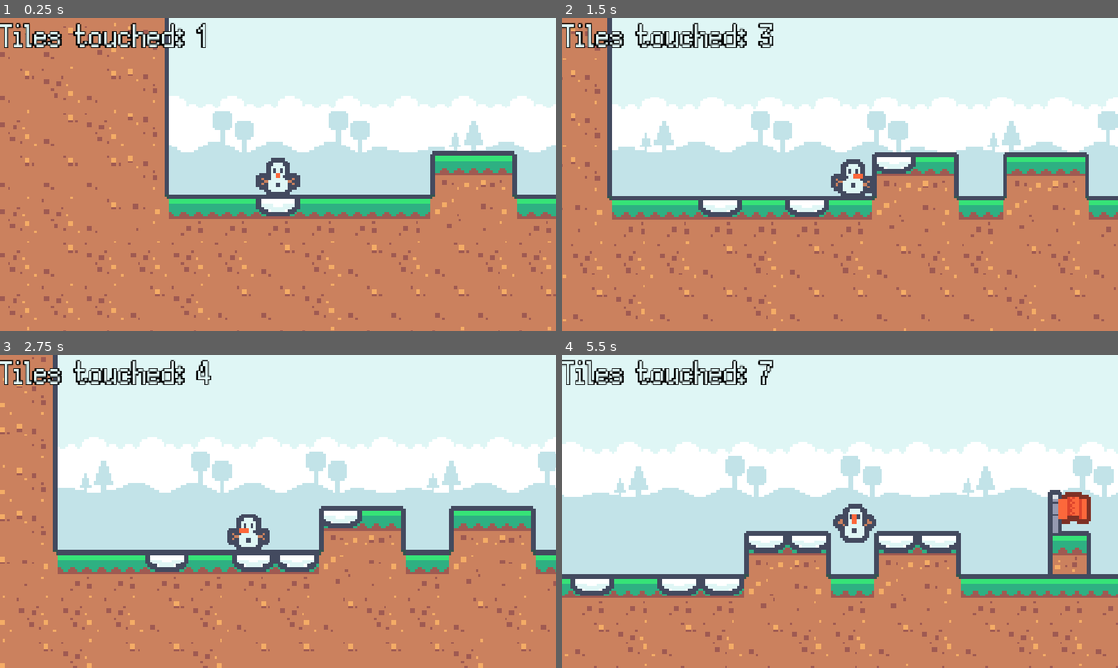
Above: before the commit, frames 1-4 (two rows, left to right).
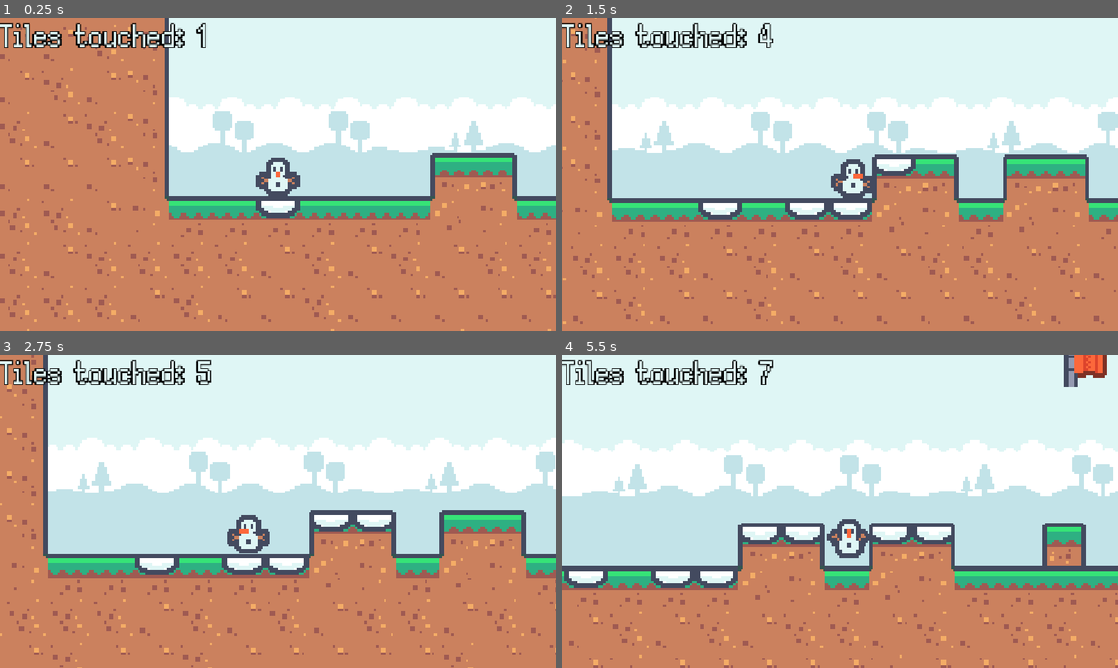
Above: after the commit, the same moments.

Repository: Loekiboy/snowman_the_game
Game: Godot game, scene res://main.tscn
The game is run twice, just before and just after one commit, with the same random seed, the same clock (stepped at 60 frames per second) and the same inputs.
Inputs:
- Up to frame 1 (0.25 s): no input
- Up to frame 2 (1.5 s): tap Enter (ui_accept) at 0.5, 0.77 s; hold Right (ui_right) from 0.53 s (still down); tap Alt at 0.6 s; tap Shift at 1.35 s
- Up to frame 3 (2.75 s): tap Enter (ui_accept) at 1.52 s; release Right (ui_right) at 2.03 s; hold Left (ui_left) from 2.03 s (still down); tap Alt at 2.1 s
- Up to frame 4 (5.5 s): release Left (ui_left) at 2.78 s; hold Right (ui_right) 2.78-4.28 s; tap Shift at 2.85, 4.35 s; tap Enter (ui_accept) at 3.02, 3.77, 4.52 s; tap Alt at 3.6, 5.1 s; hold Left (ui_left) 4.28-5.03 s; hold Right (ui_right) from 5.03 s (still down)

The runs differ from the first frame. In frame 1, 4.6% of the frame differs, in the area x 0-100%, y 1-100%; in frame 2, 7.2%; in frame 3, 14%; in frame 4, 18%, in the area x 0-100%, y 0-100%.

Commit message:
sphere collision
sphere collision instead of a rectangle

Diff:
--- a/platformer-hackclub/character_body_2d.gd
+++ b/platformer-hackclub/character_body_2d.gd
@@ -3,7 +3,7 @@
 # --- JOUW INSTELLINGEN ---
 const SPEED = 70.0
 const JUMP_VELOCITY = -230.0
-const COYOTE_TIME = 0.08
+const COYOTE_TIME = 0.13
 
 # --- VARIABELEN ---
 var aangeraakte_tiles = []
--- a/platformer-hackclub/main.tscn
+++ b/platformer-hackclub/main.tscn
@@ -8,8 +8,9 @@
 [ext_resource type="FontFile" uid="uid://bt8tctdmwdtfd" path="res://Silver.ttf" id="4_272bh"]
 [ext_resource type="Texture2D" uid="uid://bk3yydt0lhmil" path="res://kenney_pixel-platformer/Tilemap/backgrounds_blue.png" id="5_lquwl"]
 
-[sub_resource type="RectangleShape2D" id="RectangleShape2D_ig7tw"]
-size = Vector2(16, 14.999992)
+[sub_resource type="CapsuleShape2D" id="CapsuleShape2D_272bh"]
+radius = 8.0
+height = 17.0
 
 [sub_resource type="AtlasTexture" id="AtlasTexture_yaehf"]
 atlas = ExtResource("3_5vw27")
@@ -809,7 +810,7 @@
 
 [node name="CollisionShape2D" type="CollisionShape2D" parent="CharacterBody2D"]
 position = Vector2(261, 315.5)
-shape = SubResource("RectangleShape2D_ig7tw")
+shape = SubResource("CapsuleShape2D_272bh")
 
 [node name="Camera2D" type="Camera2D" parent="CharacterBody2D"]
 position = Vector2(261, 315)
@@ -819,7 +820,7 @@
 [node name="AnimatedSprite2D" type="AnimatedSprite2D" parent="CharacterBody2D"]
 position = Vector2(261, 315)
 sprite_frames = SubResource("SpriteFrames_ycdy4")
-animation = &"crouch"
+animation = &"walk"
 
 [node name="IdleTimer" type="Timer" parent="CharacterBody2D"]
 one_shot = true
@@ -916,13 +917,13 @@
 [node name="FinishFlag" type="Area2D" parent="."]
 
 [node name="AnimatedSprite2D" type="AnimatedSprite2D" parent="FinishFlag"]
-position = Vector2(459, 298)
+position = Vector2(468, 241)
 sprite_frames = SubResource("SpriteFrames_82xsv")
 autoplay = "default"
-frame_progress = 0.16069297
+frame_progress = 0.5187803
 
 [node name="CollisionShape2D" type="CollisionShape2D" parent="FinishFlag"]
-position = Vector2(459, 298)
+position = Vector2(468, 241)
 shape = SubResource("RectangleShape2D_272bh")
 
 [connection signal="timeout" from="CharacterBody2D/IdleTimer" to="CharacterBody2D" method="_on_idle_timer_timeout"]
